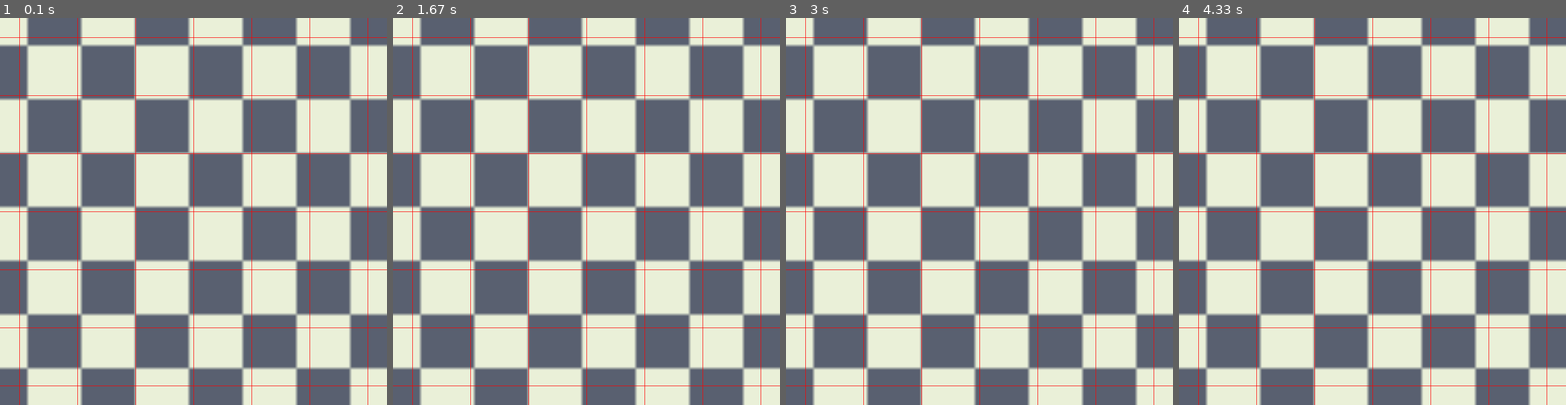
Above: before the commit, frames 1-4 (left to right).
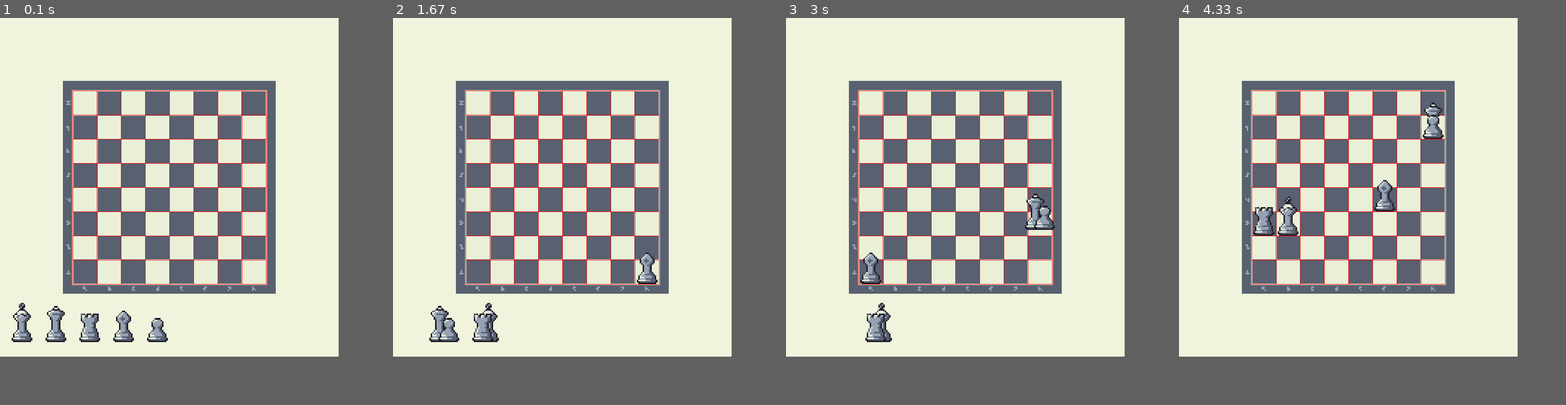
Above: after the commit, the same moments.

Repository: mihiniboteju/catch-the-king
Game: pygame game, started from Front/pygame_test.py
Same seed, same stepped clock (60 frames per second), same inputs: the game is played once before the commit and once after it.
Inputs (mouse positions are in pixels of both pictures, inside the frame that each line leads up to):
- Up to frame 1 (0.1 s): no input
- Up to frame 2 (1.67 s): press the mouse at (551, 319) at 0.37 s; move the mouse to (505, 226) at 0.47 s; release the mouse at (458, 137) at 0.6 s; press the mouse at (458, 319) at 0.7 s; move the mouse to (454, 211) at 0.8 s; release the mouse at (447, 107) at 0.93 s; press the mouse at (516, 319) at 1.03 s; move the mouse to (582, 281) at 1.13 s; release the mouse at (648, 242) at 1.27 s; press the mouse at (416, 319) at 1.37 s; move the mouse to (451, 308) at 1.47 s; release the mouse at (489, 296) at 1.6 s
- Up to frame 3 (3 s): press the mouse at (1041, 257) at 1.7 s; move the mouse to (948, 250) at 1.8 s; release the mouse at (859, 242) at 1.93 s; press the mouse at (840, 319) at 2.03 s; move the mouse to (944, 312) at 2.13 s; release the mouse at (1049, 308) at 2.27 s; press the mouse at (1049, 319) at 2.87 s; move the mouse to (1045, 203) at 2.97 s
- Up to frame 4 (4.33 s): release the mouse at (1434, 95) at 3.1 s; press the mouse at (1264, 257) at 3.2 s; move the mouse to (1318, 211) at 3.3 s; release the mouse at (1376, 165) at 3.43 s; press the mouse at (1275, 319) at 3.53 s; move the mouse to (1275, 257) at 3.63 s; release the mouse at (1279, 203) at 3.77 s
The window is 800x800 before the commit and 700x700 after it. Grey fills any space a smaller window leaves; there, only what the larger window draws over its background counts as a difference.

The runs differ from the first frame. In frame 1, 56% of the frame differs, in the area x 0-100%, y 0-100%; in frame 2, 55%; in frame 3, 55%; in frame 4, 55%.

Commit message:
better demo (still a lot of bug)

Diff:
--- a/Front/pygame_test.py
+++ b/Front/pygame_test.py
@@ -4,16 +4,14 @@
 pygame.init()
 
 # ---------------- Settings ----------------
-SCREEN_W, SCREEN_H = 800, 800
+SCREEN_W, SCREEN_H = 700, 700
 BOARD_SIZE = 8              # 8x8 chessboard
-CELL_SIZE = 80              # base cell size
-SCALE_FACTOR = 1.5          # increase to upscale everything
+CELL_SIZE = 50
 PANEL_HEIGHT = 150
 FRAME_THICKNESS = 20        # edge/frame width of board sprite
-bg = (50, 50, 50)
+bg = (240,244,220)
 
-# apply scaling
-CELL_SIZE = int(CELL_SIZE * SCALE_FACTOR)
+# board area size
 BOARD_PIXEL_SIZE = BOARD_SIZE * CELL_SIZE
 
 # create window
@@ -22,13 +20,11 @@
 clock = pygame.time.Clock()
 
 # ---------------- Load board ----------------
-board_img = pygame.image.load("board_plain_01.png").convert_alpha()
-orig_w, orig_h = board_img.get_size()
-
-# scale board proportionally
-scale_w = BOARD_PIXEL_SIZE + FRAME_THICKNESS
-scale_h = BOARD_PIXEL_SIZE + FRAME_THICKNESS
-board_img = pygame.transform.smoothscale(board_img, (scale_w, scale_h))
+board_img = pygame.image.load("Front/board_plain_01.png").convert_alpha()
+board_img = pygame.transform.scale(
+    board_img,
+    (BOARD_PIXEL_SIZE + FRAME_THICKNESS * 2, BOARD_PIXEL_SIZE + FRAME_THICKNESS * 2)
+)
 
 # compute playable grid area
 INNER_SIZE = BOARD_PIXEL_SIZE
@@ -42,11 +38,11 @@
 
 # ---------------- Piece Assets ----------------
 PIECE_IMG = {
-    "K": "W_King.png",
-    "Q": "W_Queen.png",
-    "R": "W_Rook.png",
-    "B": "W_Bishop.png",
-    "P": "W_Pawn.png",
+    "K": "Front/W_King.png",
+    "Q": "Front/W_Queen.png",
+    "R": "Front/W_Rook.png",
+    "B": "Front/W_Bishop.png",
+    "P": "Front/W_Pawn.png",
 }
 
 
@@ -66,7 +62,7 @@
         super().__init__()
         self.name = name
         self.image = pygame.image.load(image).convert_alpha()
-        self.image = pygame.transform.smoothscale(self.image, (CELL_SIZE, CELL_SIZE))
+        self.image = pygame.transform.scale(self.image, (CELL_SIZE, CELL_SIZE *2 ))
         self.rect = self.image.get_rect(topleft=pos)
         self.dragging = False
 
